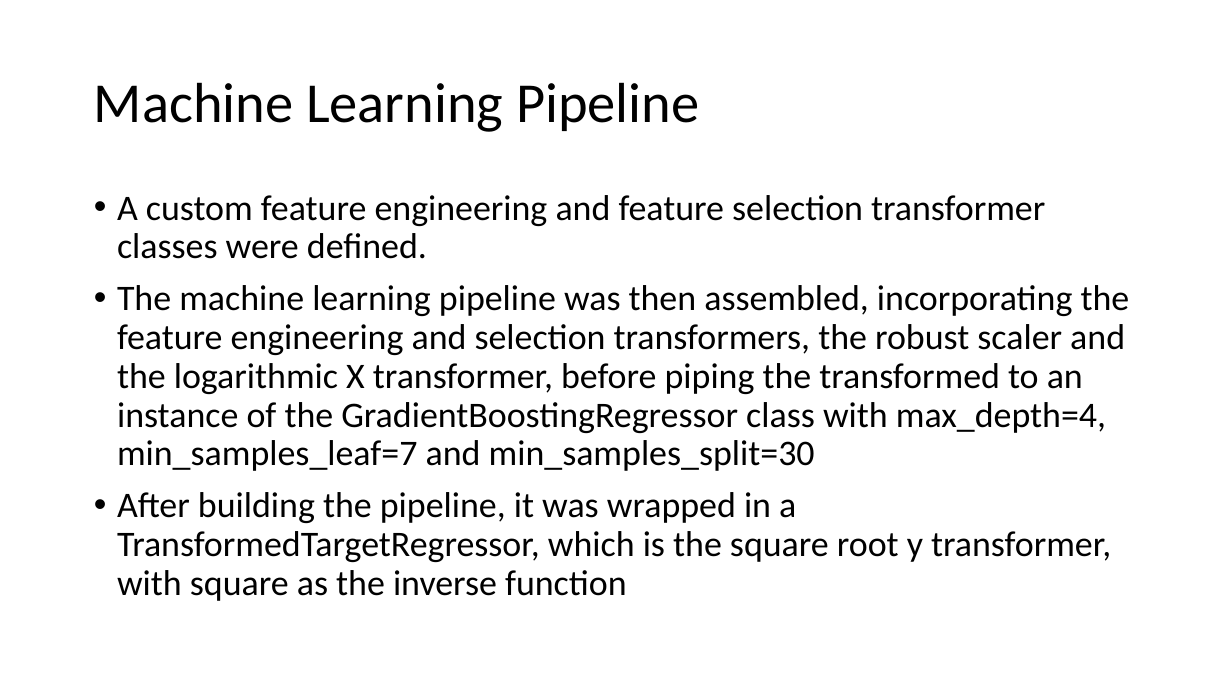
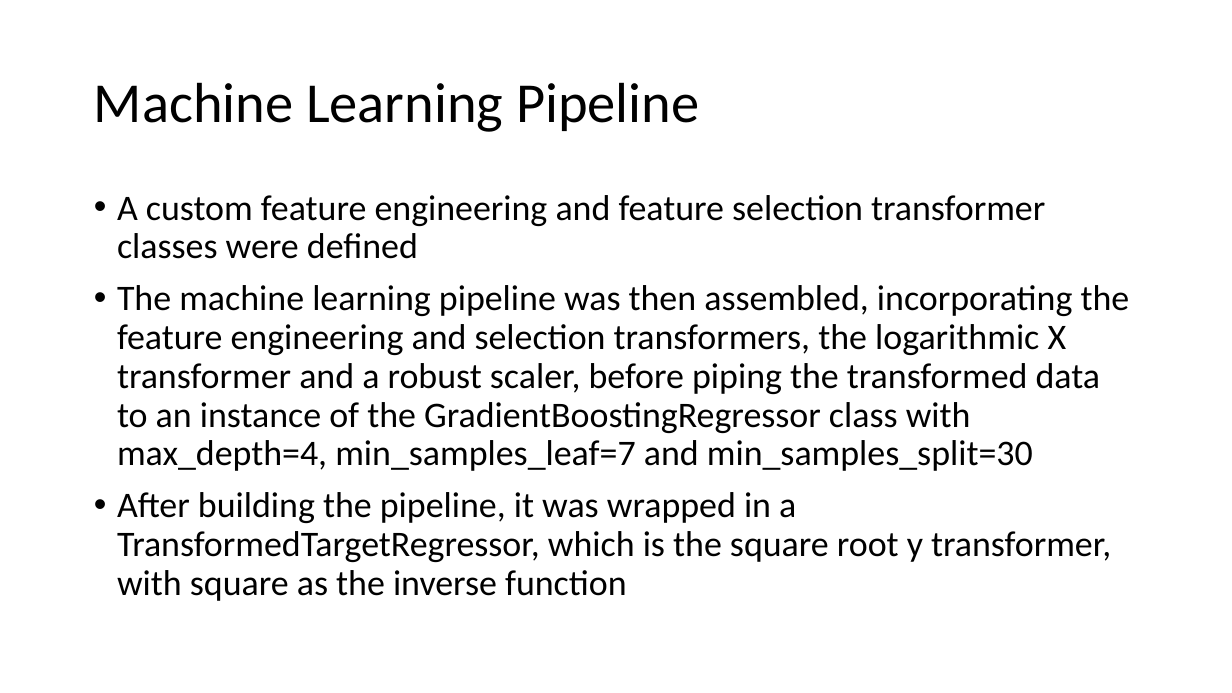
Before and after one commit to ethanolx/Mushrooms-Housing-py, a slide deck: slide 8 of doc/regression-highlights.pptx. Drawn at 1232x693 pixels with LibreOffice and Linux fonts; fonts in the diff are those of the drawing. Boxes give left, top, right and bottom in pixels: in the first picture for what was removed or moved away, otherwise in the second. Text is boxed around its words. In the diff, an @@ line names an element or a change of style, - is before the commit and + after.

```diff
--- a/doc/regression-highlights.pptx
+++ b/doc/regression-highlights.pptx
@@ text at (117, 195, 1130, 471): text changed @@
-• A custom feature engineering and feature selection transformer classes were defined.
-• The machine learning pipeline was then assembled, incorporating the feature engineering and selection transformers, the robust scaler and the logarithmic X transformer, before piping the transformed to an instance of the GradientBoostingRegressor class with max_depth=4, min_samples_leaf=7 and min_samples_split=30
+• A custom feature engineering and feature selection transformer classes were defined
+• The machine learning pipeline was then assembled, incorporating the feature engineering and selection transformers, the logarithmic X transformer and a robust scaler, before piping the transformed data to an instance of the GradientBoostingRegressor class with max_depth=4, min_samples_leaf=7 and min_samples_split=30
```
Also in this commit, not shown: 8 other slides changed, 4 other files.
